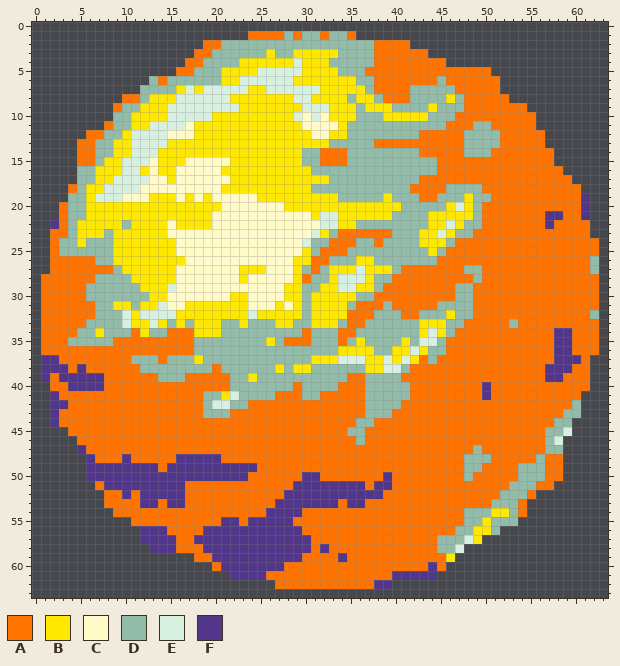
Pixel-art sprite, stored at entities/obstacle/obstacle.png. The picture above is the old version.
The file is 64x64 pixels.
Palette (. is transparent): A #ff7400  B #ffe800  C #fffac8  D #93bbaa  E #d8f0df  F #523689
Pixels before, first column x 1:
 1 .......................AAAADADDADDA...........................
 2 ..................AADDDDDDDDDDDDDDDDDAAAA.....................
 3 .................AADDDDDDBDDBBBBBDDDDAAAAAA...................
 4 ................AADDDDBBBBBBEBBBDDDDDAAAAAAAA.................
 5 ...............AADDDBBBBEEEEEBBBBDDDAAAAAAAAAAAAAA............
 6 ............DADDDDDDBBEEEEEEBBBBBBBDDAAAAAAADAAAAAA...........
 7 ...........DDDDBEBEEEEEBBEEEEEEBBBBBDAAAADDDDDAAAAA...........
 8 .........AADBBBEEEEEEBBBBBBBEEBBBBDBBDAAADDDDBDAAAAA..........
 9 ........ADDBBBEEEEEEEEBBBBBBBEEEBBBDBBBDDDDBDDDAAAAAAA........
10 ........DDBBBBEEEEEBBBBBBBBBECECBBBDDDBBBBBDDDAAAAAAAAA.......
11 .......ADDBBEEEECBBBBBBBBBBBBCCCCBDDDDDDDDDDDAAADDAAAAA.......
12 .....AADDBEEEECCCBBBBBBBBBBBBBCCBBDDDDDDDDAAAAADDDDAAAAA......
13 ....AADDBBEEEEBBBBBBBBBBBBBBBBBBDDDDDAAAAAAAAAADDDDAAAAA......
14 ....AADDBBEEEBBBBBBBBBBBBBBBBDDAAADDDDDDDDAAAAADDDAAAAAAA.....
15 ....AADBBEEECBBBCCCCCBBBBBBBBDDAAADDDDDDDDDDAAAAAAAAAAAAA.....
16 ....DDBBBEEBCBBCCCCCBBBBBBBBBBDDDDDDDDDDDDDDAAAAAAAAAAAAAA....
17 ....DDBBEEEECCBCCCCCCBBBBBBBBBBBDDDDDDDDDDAAAAAAAAAAAAAAAAA...
18 ...ADBBEEEECCCCCCCCCBBBBBBBBBBDDDDDDDDDDDAAAADDDDAAAAAAAAAAA..
19 ...DDBEEECCCBBBCBCBCCCCCBBBBBBBBBDDDDDBDDDAADDDBDDAAAAAAAAAAF.
20 ..ADDBBBBBBBBBBBBBBBCCCCCCCBBBBBBBBBBBBBDDDDDBEBDAAAAAAAAAAAF.
21 ..ADDBBBBBBBBBBBBBBCCCCCCCCCCCBEEBBBBBBDDDDBBBBBDAAAAAAAFFAAF.
22 .FADBBBBBDBBBBCBBBBCCCCCCCCCCCCEEBBDDDDDDDDBBEBDDAAAAAAAFAAAA.
23 .AADBBBDBBBBBBCCCCCCCCCCCCCCCCEBDAAAAAADDDBBEBDDAAAAAAAAAAAAA.
24 .ADDBDDDBBBBBBBCCCCCCCCCCCCCCEDDAAADDADDDDBBBDAAAAAAAAAAAAAAAA
25 .ADDDDDDBBBBBBBCCCCCCCCCCCCCCBDAAADDDDDDDDDBDAAAAAAAAAAAAAAAAA
26 .AAAAADDBBBBBBBBCCCCCCCCCCCCBBAADDDBBDDDDDDDAAAAAAAAAAAAAAAAAD
27 .AAAAAAADBBBBBBCCCCCCCBBBCCCBDADBBBEBBBDAAAAAAADDAAAAAAAAAAAAD
28 AAAAAADDDDBBBBBCCCCCCCBCCCCCBADDBEEEBDDAAAAAAAAADAAAAAAAAAAAAA
29 AAAAADDDDDDBBBECCCCCCCCCCCCBBDDBBEEBBDAAAAAAAADDAAAAAAAAAAAAAA
30 AAAAADDDDDDDBBCCCCCCCBBCCCCBBDBBBBBDDAAAAAAAAADDAAAAAAAAAAAAAA
31 AAAAAADDBBDBBECCBBBBBBBCCCBCBDBBBBDAAADAAAAADDDDAAAAAAAAAAAAAA
32 AAAAAADDDEBEEEEBBBBBBBBEBBBBBDBBBBAAADDDAADDDBDDAAAAAAAAAAAAAD
33 AAAAADDDDEBBEBDBDBBBDDBDDDBBDDBBBDAADDDDDDBBBDDAAAAADAAAAAAAAA
34 AAAADDBDDDABDDAAABBBDDDDDDDDDADDDAADDDDDDDBEBDAAAAAAAAAAAFFAAA
35 AAADDDDDAAAAAAAAADDDDDDDDBDAAADDDADBDDDDBDEEDAAAAAAAAAAAAFFAAA
36 AAAAAAAAAAAAAAAAADDDDDDDDDDDDDDDDBBBBDDBBEBDDAAAAAAAAAAAAFFAAA
37 FFAAAAAAAADDDADDDBDDDDDDDDDDDDBBBEEEBBEBEBADAAAAAAAAAAAAAFFFA.
38 FFFAFAAAAAADDDDDDDDADDDDDDBDBBDDDDDDBBEEDAAAAAAAAAAAAAAAFFFAA.
39 FAFFFFFAAAAAADDDAAAAADDBDDDDDDDDDDAADDDDAAAAAAAAAAAAAAAAFFAAA.
40 .AAFFFFAAAAAAAAAAAAAADDDDDDDADDDDAAADDDDDAAAAAAAAFAAAAAAAAAAA.
41 .FAAAAAAAAAAAAAAAADDBEDDDDAAADDAAAAADDDDDAAAAAAAAFAAAAAAAAAA..
42 .FFAAAAAAAAAAAAAAADEEDDAAAAAAAAAAAAADDDDAAAAAAAAAAAAAAAAAAAD..
43 .FAAAAAAAAAAAAAAAADDDAAAAAAAAAAAAAAADDDAAAAAAAAAAAAAAAAAAADD..
44 .FAAAAAAAAAAAAAAAAAAAAAAAAAAAAAAAAADDAAAAAAAAAAAAAAAAAAAADD...
45 ...AAAAAAAAAAAAAAAAAAAAAAAAAAAAAAADDAAAAAAAAAAAAAAAAAAAADDE...
46 ....AAAAAAAAAAAAAAAAAAAAAAAAAAAAAAADAAAAAAAAAAAAAAAAAAAADE....
47 ....FAAAAAAAAAAAAAAAAAAAAAAAAAAAAAAAAAAAAAAAAAAADAAAAAAADD....
48 .....FAAAFAAAAAFFFFFAAAAAAAAAAAAAAAAAAAAAAAAAAADDDAAAAADAA....
49 .....FFFFFFFFAFFFFFFFFFFAAAAAAAAAAAAAAAAAAAAAAADDAAAADDDAA....
50 .....FFFFFFFFFFFFFFFFFFAAAAAAFFAAAAAAAFAAAAAAAADAAAAADDDAA....
51 ......AFFFFFFFFFAAAAAAAAAAAAFFFFFFFFAFFAAAAAAAAAAAAADDDAA.....
52 .......AAFAFFFFFAAAAAAAAAAAFFFFFFFFFFFAAAAAAAAAAAAADDDA.......
53 .......AAAAFFAFFAAAAAAAAAAFFFFFFFAFFAAAAAAAAAAAAAADDDA........
54 ........AAAAAAAAAAAAAAAAAFFFFAAAAAAAAAAAAAAAAAADDDBBDA........
55 ..........AAAAAAAAAAFFAFFFFFAAAAAAAAAAAAAAAAAAADDBDDD.........
56 ...........FFFAAAAFFFFFFFFFFFAAAAAAAAAAAAAAAAADDBBD...........
57 ...........FFFFAAFFFFFFFFFFFFFAAAAAAAAAAAAAADDDEB.............
58 ............FFFAAAFFFFFFFFFFFFAFAAAAAAAAAAAADDE...............
59 .................AAFFFFFFFFFFAAAAFAAAAAAAAAAAB................
60 ...................AFFFFFFFAAAAAAAAAAAAAAAAFA.................
61 .....................FFFFAAAAAAAAAAAAAAFFFFF..................
62 ..........................AAAAAAAAAAAFF.......................
After the commit:
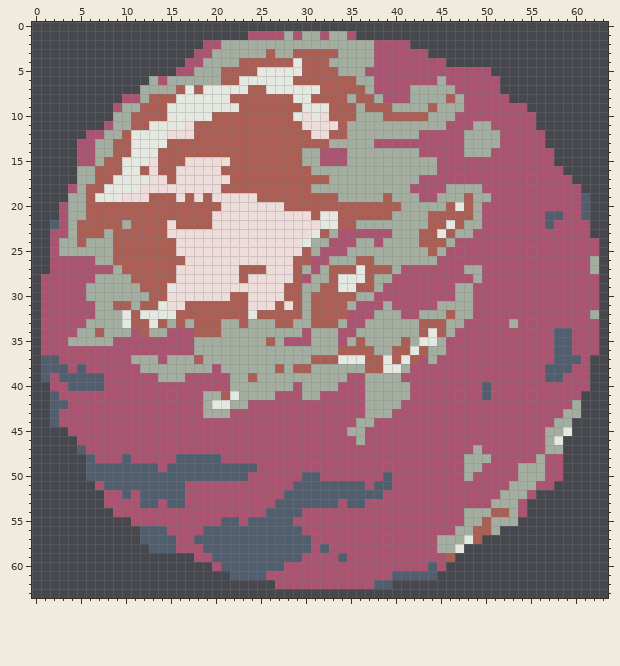
Diff:
Colour A changes from #ff7400 to #ab5472.
Colour B changes from #ffe800 to #ab5e54.
Colour C changes from #fffac8 to #eddcda.
Colour D changes from #93bbaa to #a3aea0.
Colour E changes from #d8f0df to #e4e8e0.
Colour F changes from #523689 to #515e6e.
Boxes around the changes in both pictures, in picture pixels (x1, y1, x2, y2):
changed: (41, 31, 599, 589)
